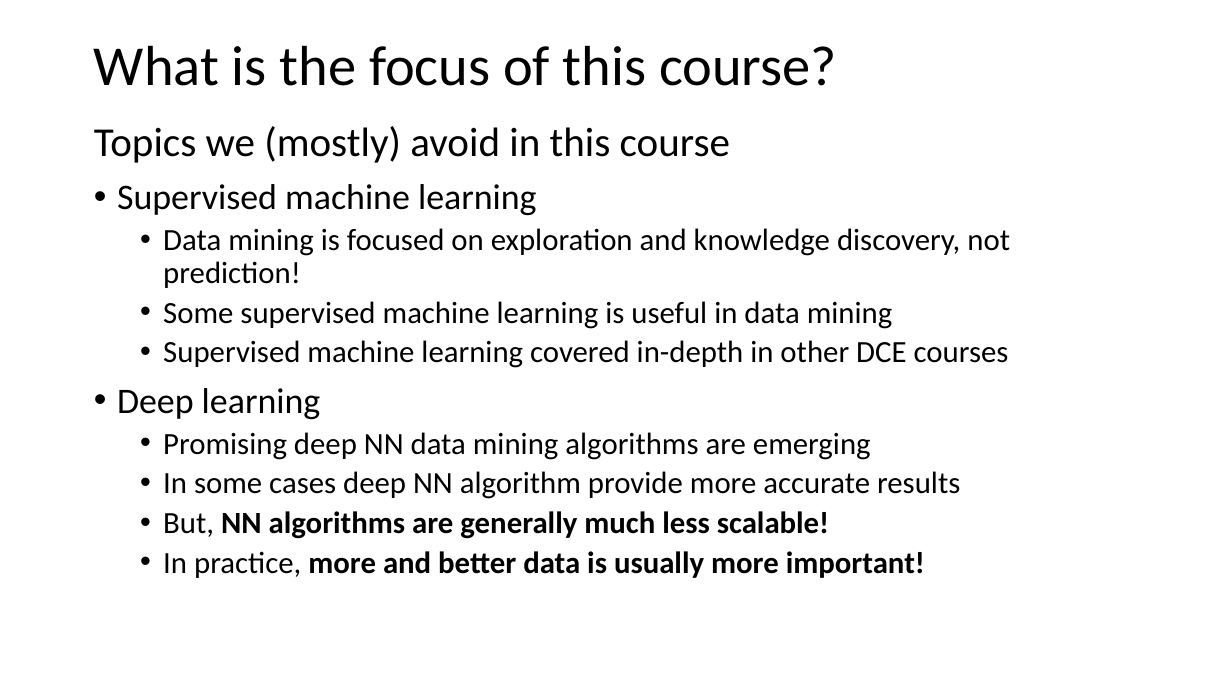
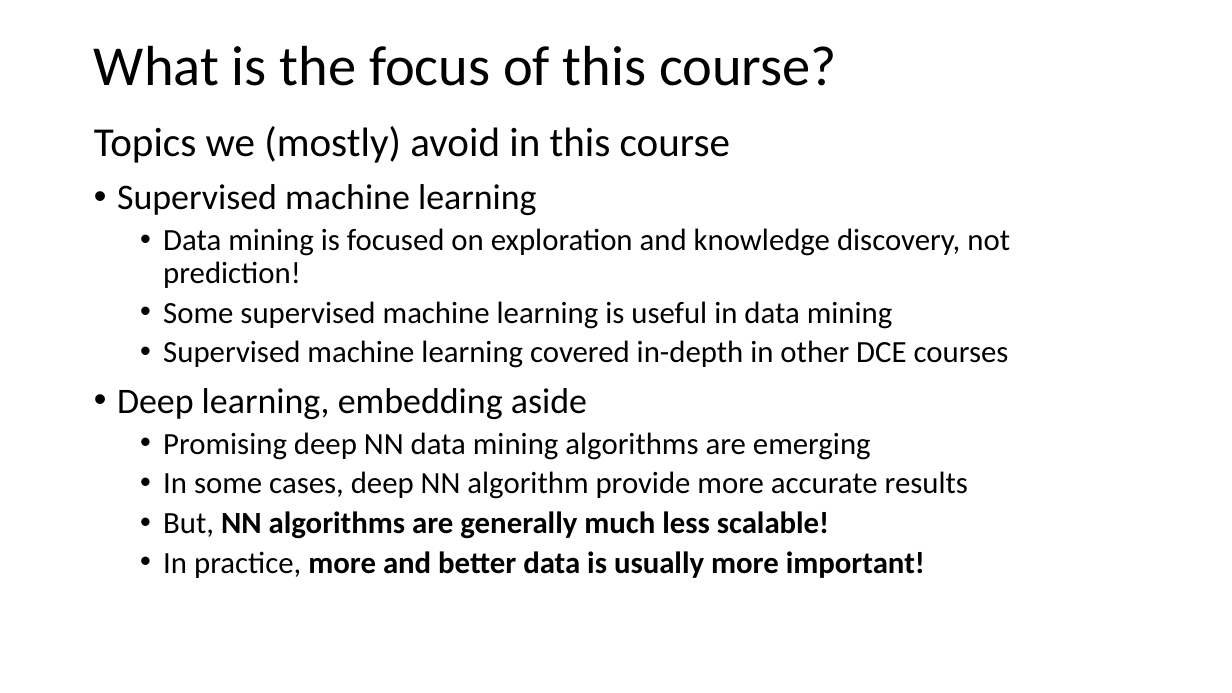
Before and after one commit to tenevian/Harvard-SSP-Data-Mining, a slide deck: slide 14 of slides/1_Introduction.pptx (slide 13 before the commit). Drawn at 1232x693 pixels with LibreOffice and Linux fonts; fonts in the diff are those of the drawing. Boxes give left, top, right and bottom in pixels: in the first picture for what was removed or moved away, otherwise in the second. Text is boxed around its words. In the diff, an @@ line names an element or a change of style, - is before the commit and + after.

```diff
--- a/slides/1_Introduction.pptx
+++ b/slides/1_Introduction.pptx
@@ text at <box>117,388,587,419</box>: text changed @@
-• Deep learning
+• Deep learning, embedding aside
@@ text at <box>163,471,968,499</box>: text changed @@
-  • In some cases deep NN algorithm provide more accurate results
+  • In some cases, deep NN algorithm provide more accurate results
```
Also in this commit, not shown: 4 other slides changed, 1 slide added.
